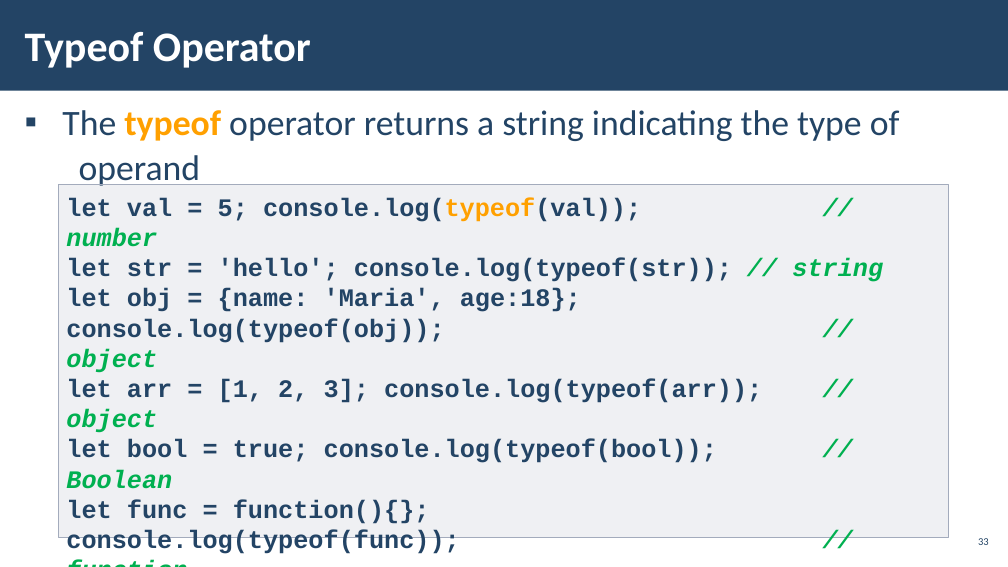
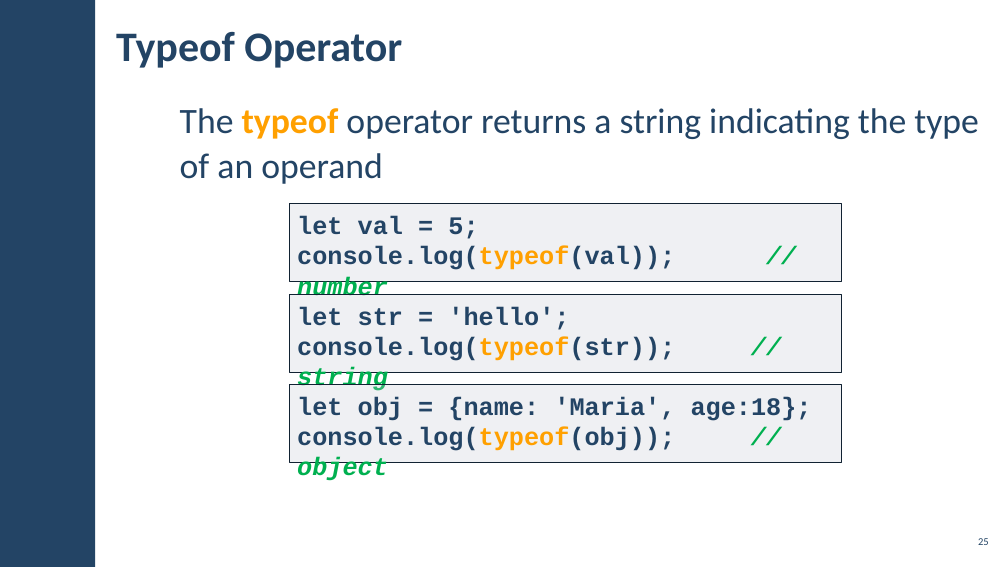
Before and after one commit to pirocorp/JS-Essentials, a slide deck: slide 25 of 01. JAVASCRIPT SYNTAX AND OPERATORS/01. JS-Fundamentals-JavaScript-Syntax-and-Operators.pptx (slide 33 before the commit). Drawn at 1008x567 pixels with LibreOffice and Linux fonts; fonts in the diff are those of the drawing; background and template pictures are left out. Boxes give left, top, right and bottom in pixels: in the first picture for what was removed or moved away, otherwise in the second. Text is boxed around its words. In the diff, an @@ line names an element or a change of style, - is before the commit and + after.

Commit message:
Update

```diff
--- a/01. JAVASCRIPT SYNTAX AND OPERATORS/01. JS-Fundamentals-JavaScript-Syntax-and-Operators.pptx
+++ b/01. JAVASCRIPT SYNTAX AND OPERATORS/01. JS-Fundamentals-JavaScript-Syntax-and-Operators.pptx
@@ rectangle removed at [0,0,1008,91] @@
@@ rectangle added at [0,0,95,567], fill #234465 @@
@@ title "Typeof Operator": place and size @@
-title "Typeof Operator" at [25,32,311,68]
+title "Typeof Operator" at [116,32,402,68]
@@ title "Typeof Operator" at [116,32,402,68]: text colour #FFFFFF to #234465 @@
@@ text at [180,108,979,184]: text changed @@
-▪ The typeof operator returns a string indicating the type of operand
+The typeof operator returns a string indicating the type of an operand
@@ rectangle removed at [59,185,949,538] @@
-let val = 5; console.log(typeof(val)); // number
-let str = 'hello'; console.log(typeof(str)); // string
-let obj = {name: 'Maria', age:18};
-console.log(typeof(obj)); // object
-let arr = [1, 2, 3]; console.log(typeof(arr)); // object
-let bool = true; console.log(typeof(bool)); // Boolean
-let func = function(){};
-console.log(typeof(func)); // function
-let date = new Date();
-console.log(typeof(date)); // object
-console.log(typeof(notDeclaredVariable)); //undefined
@@ rectangle added at [290,203,841,281], fill #C2C7D2 at 25% opacity, outline #112233 1 pt, 24 pt, text #234465, bold @@
+let val = 5;
+console.log(typeof(val)); // number
@@ rectangle added at [290,294,841,372], fill #C2C7D2 at 25% opacity, outline #112233 1 pt, 24 pt, text #234465, bold @@
+let str = 'hello'; console.log(typeof(str)); // string
@@ rectangle added at [290,384,841,462], fill #C2C7D2 at 25% opacity, outline #112233 1 pt, 24 pt, text #234465, bold @@
+let obj = {name: 'Maria', age:18};
+console.log(typeof(obj)); // object
@@ page number at [978,538,989,545]: text changed @@
-33
+25
```
Also in this commit, not shown: 26 other slides changed, 35 slides added, 13 slides removed.
